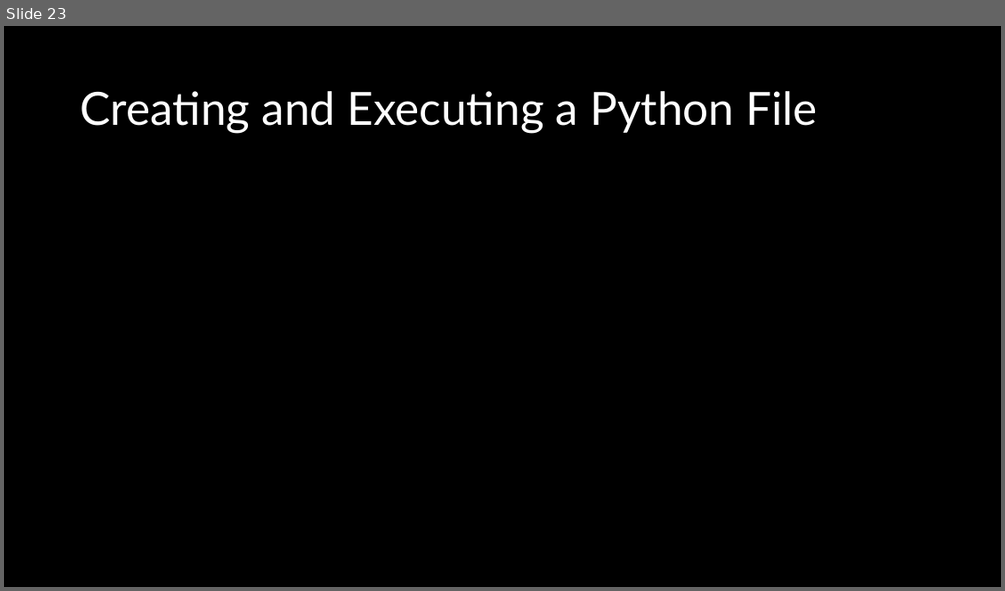
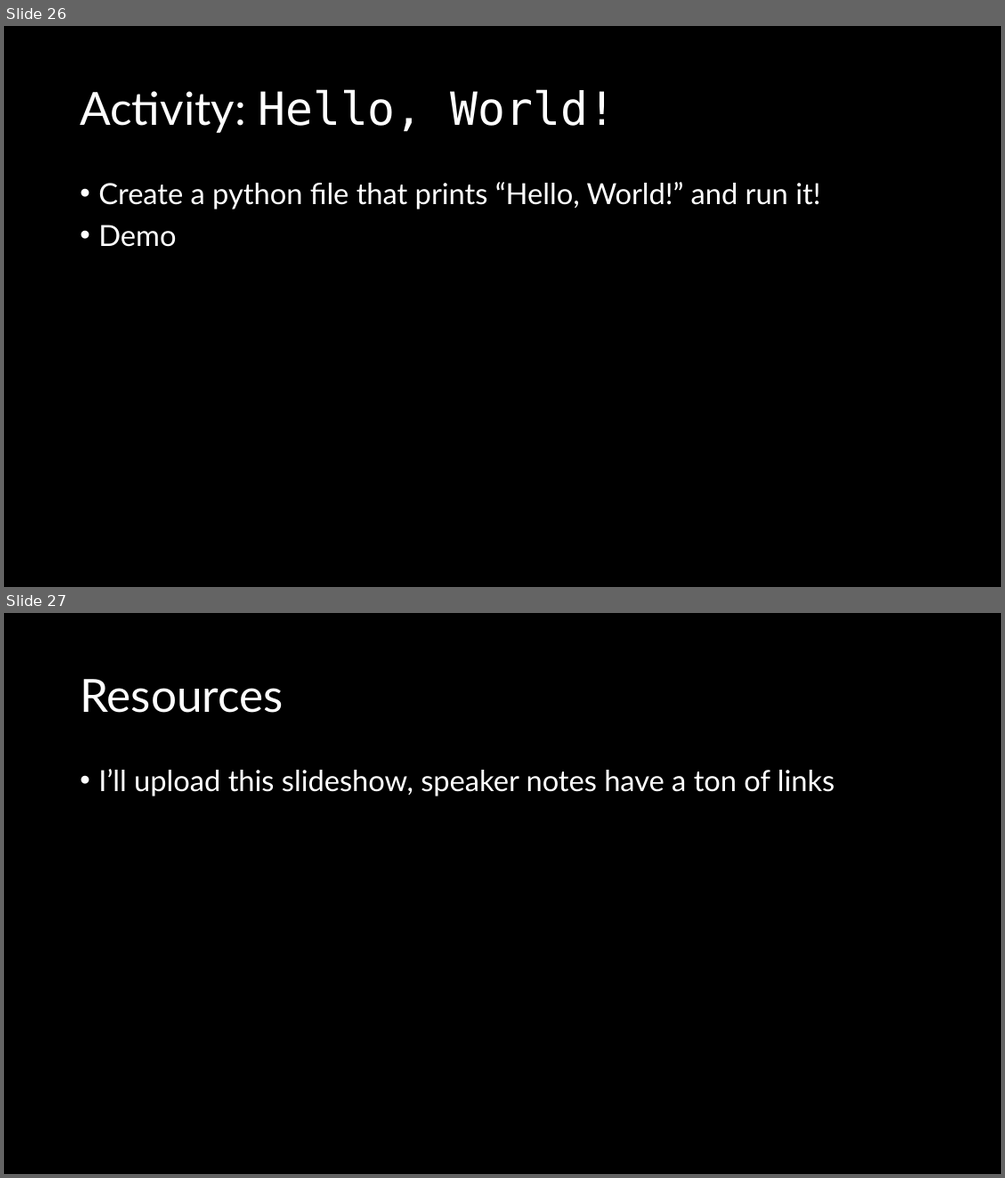
Before and after one commit to d-guh/computer-courses, a slide deck: lessons/00/lesson-00.pptx. Shown one above the other, each under a label of ours: slide 23 before the commit, slides 26 and 27 after it. The pictures are 1005x591 and 1005x1178 pixels, drawn with LibreOffice and Linux fonts; fonts in the diff are those of the drawing; background and template pictures are left out. Boxes give left, top, right and bottom in pixels: in the first picture for what was removed or moved away, otherwise in the second. Text is boxed around its words. In the diff, an @@ line names an element or a change of style, - is before the commit and + after.

```diff
--- a/lessons/00/lesson-00.pptx
+++ b/lessons/00/lesson-00.pptx
@@ slide 27 added at (4, 613, 1001, 1174), background #000000 @@
@@ title added at (80, 679, 283, 713), 44 pt, text #FFFFFF @@
+Resources
@@ text added at (98, 769, 834, 796), 28 pt, text #FFFFFF @@
+• I’ll upload this slideshow, speaker notes have a ton of links
@@ what was slide 23 is now slide 26 @@
@@ slide 26 changed as well @@
@@ title at (80, 89, 615, 133): text changed; font Lato to DejaVu Sans Mono @@
-Creating and Executing a Python File
+Activity: Hello, World!
@@ text added at (98, 182, 820, 247), 28 pt, text #FFFFFF @@
+• Create a python file that prints “Hello, World!” and run it!
+• Demo
```
Also in this commit, not shown: 13 other slides changed, 3 other slides added, 1 slide removed.
